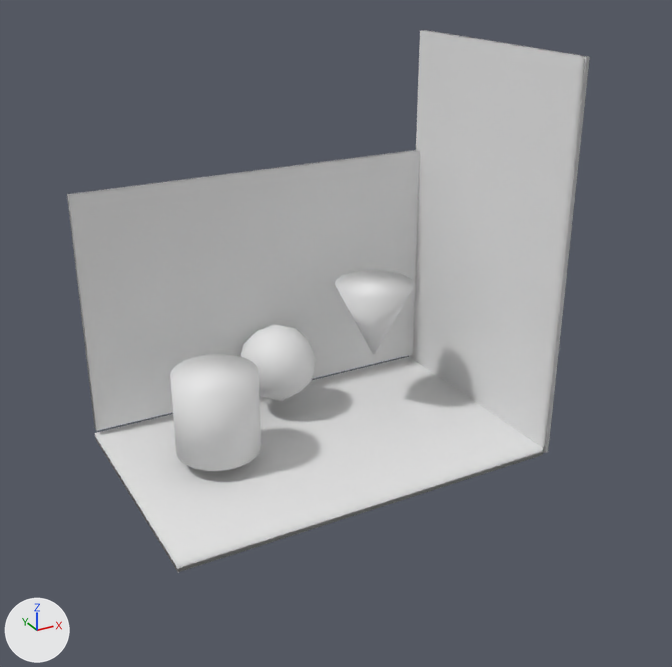
Two versions of the glTF model RTIDPRR/Assets/Models/scene.glb, one commit apart.
Both versions are drawn from a 50 mm lens placed at (-37.2, -71.7, 44.0), pointed at (2.2, -0.2, 8.2). Arrows for +X, +Y and +Z are at lower left; the lights stay in place. Where no turn or scale is listed for an object, it has been applied to the vertices.

Script lines for the objects in view, before the commit:
```python
me_cone_002 = bpy.data.meshes.new('Cone.002')
me_cone_002.from_pydata(...)  # a 32-sided cone pointing to -z spanning x -4.0..4.0, y -4.0..4.0, z -4.0..4.0
me_cube_004 = bpy.data.meshes.new('Cube.004')
me_cube_004.from_pydata(...)  # a box spanning x -1.0..1.0, y -1.0..1.0, z -1.0..1.0
me_cube_005 = bpy.data.meshes.new('Cube.005')
me_cube_005.from_pydata(...)  # a box spanning x -1.0..1.0, y -1.0..1.0, z -1.0..1.0
me_cube_006 = bpy.data.meshes.new('Cube.006')
me_cube_006.from_pydata(...)  # a box spanning x -1.0..1.0, y -1.0..1.0, z -1.0..1.0
me_cylinder_001 = bpy.data.meshes.new('Cylinder.001')
me_cylinder_001.from_pydata(...)  # a 32-sided cylinder along z spanning x -4.0..4.0, y -4.0..4.0, z -4.0..4.0
me_icosphere_001 = bpy.data.meshes.new('Icosphere.001')
me_icosphere_001.from_pydata(...)  # an icosphere of 80 faces spanning x -3.8..3.8, y -4.0..4.0, z -4.0..4.0
ob_cone = bpy.data.objects.new('Cone', me_cone_002)
ob_cone.location = (8.7, 3.5, 6.9)
ob_cube = bpy.data.objects.new('Cube', me_cube_004)
ob_cube.location = (0.0, 0.0, -3.4)
ob_cube.scale = (18.9, 12.0, 0.408)
ob_cube_001 = bpy.data.objects.new('Cube.001', me_cube_005)
ob_cube_001.location = (19.2, 0.1, 15.1)
ob_cube_001.rotation_euler = (0.0, 1.571, 0.0)  # degrees (0, 90, 0)
ob_cube_001.scale = (18.9, 12.0, 0.408)
ob_cube_002 = bpy.data.objects.new('Cube.002', me_cube_006)
ob_cube_002.location = (0.1, 11.7, 9.6)
ob_cube_002.rotation_euler = (-1.571, 0.0, 3.142)  # degrees (-90, 0, 180)
ob_cube_002.scale = (18.9, 12.0, 0.408)
ob_cylinder = bpy.data.objects.new('Cylinder', me_cylinder_001)
ob_cylinder.location = (-9.9, 0.8, 2.5)
ob_icosphere = bpy.data.objects.new('Icosphere', me_icosphere_001)
ob_icosphere.location = (-0.5, 7.4, 2.6)
```
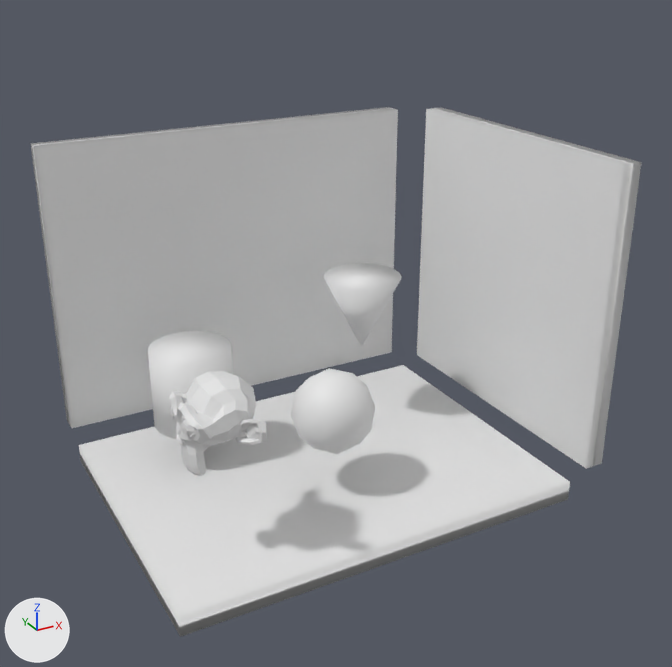
Boxes (x1, y1, x2, y2) around the edits, measured in the pictures (672 x 667 px):
'Cube.002', moved, rescaled (14% taller): before (67, 150, 420, 431); after (30, 107, 398, 428)
'Cube', moved, rescaled (10% wider, 26% taller): before (95, 357, 543, 572); after (79, 365, 570, 637)
'Cube.001', moved, rescaled (24% wider, 14% shorter): before (409, 30, 590, 453); after (417, 107, 642, 469)
'Cylinder', moved: before (170, 354, 261, 471); after (148, 331, 233, 439)
'Icosphere', moved: before (241, 324, 316, 401); after (291, 368, 375, 454)
'Suzanne', added: after (169, 371, 267, 476)
'Cone', moved: before (335, 270, 415, 356); after (324, 263, 402, 347)

The change, as a list of edits to the scene's bpy script:
```text
Add me_suzanne:
    me_suzanne.from_pydata(...)  # 505 vertices, 968 faces; spans x -3.41..3.41, y -5.47..5.47, z -3.94..3.94
Change ob_cylinder:
    ob_cylinder.location: (-9.9, 0.8, 2.5) -> (-9.9, 7.2, 2.5)
Change ob_icosphere:
    ob_icosphere.location: (-0.5, 7.4, 2.6) -> (-0.5, -4.6, 2.6)
Change ob_cube:
    ob_cube.location: (0.0, 0.0, -3.4) -> (0.0, 0.0, -6.6)
    ob_cube.scale: (18.9, 12.0, 0.408) -> (20.0, 15.0, 1.0)
Change ob_cone:
    ob_cone.location: (8.7, 3.5, 6.9) -> (8.7, 6.0, 6.9)
Change ob_cube_001:
    ob_cube_001.location: (19.2, 0.1, 15.1) -> (22.9, 0.0, 10.3)
    ob_cube_001.scale: (18.9, 12.0, 0.408) -> (15.0, 15.0, 1.0)
Change ob_cube_002:
    ob_cube_002.location: (0.1, 11.7, 9.6) -> (0.1, 18.9, 9.9)
    ob_cube_002.scale: (18.9, 12.0, 0.408) -> (20.0, 15.0, 1.0)
Add ob_suzanne:
    ob_suzanne = bpy.data.objects.new('Suzanne', me_suzanne)
    ob_suzanne.location = (-13.7, -8.8, 7.0)
```
